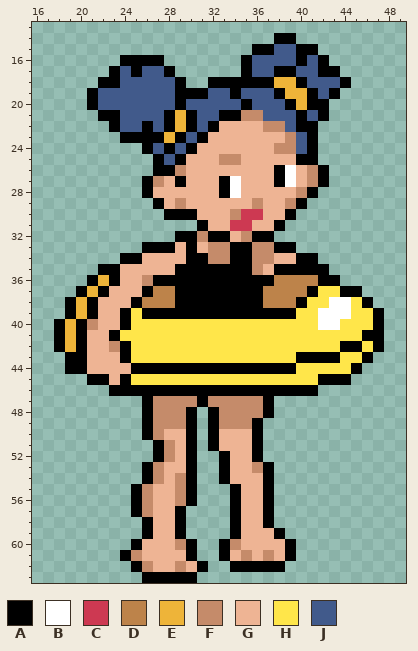
Pixel-art sprite, stored at graphics/trainers/front_pics/tuber_f.png. This is how it looked before the edit.
The file is 64x64 pixels. Shown: x 16..49, y 13..63.
Palette (. is transparent): A #000000  B #ffffff  C #cd3952  D #bd834a  E #eeb439  F #c58b6a  G #eeb494  H #ffe64a  J #415a8b
After the commit:
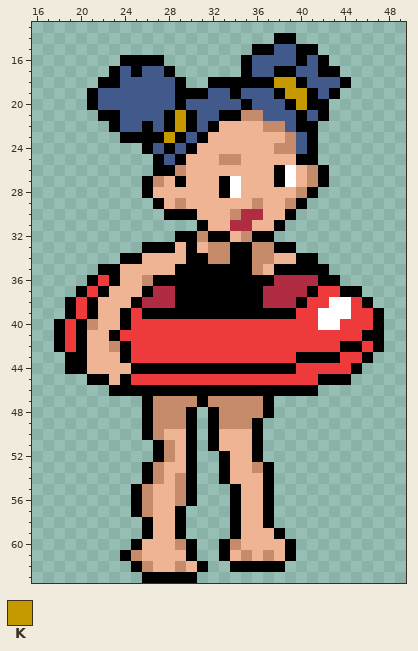
Colours new in this view: K #c79900
Change:
colour D: #bd834a -> #af2c42
colour H: #ffe64a -> #ee3a3a
Changed rows in their new state; - is a pixel that keeps its letter.
first column x 28:
18 ----------KK-
19 -----------KK
20 ------------K
21 -K-----------
22 -K-----------
23 K------------
first column x 34:
30 -DD
31 DD-
first column x 19:
36 ---H
37 --H-
38 -H--
39 -H--
40 H---
41 H---
42 H---
